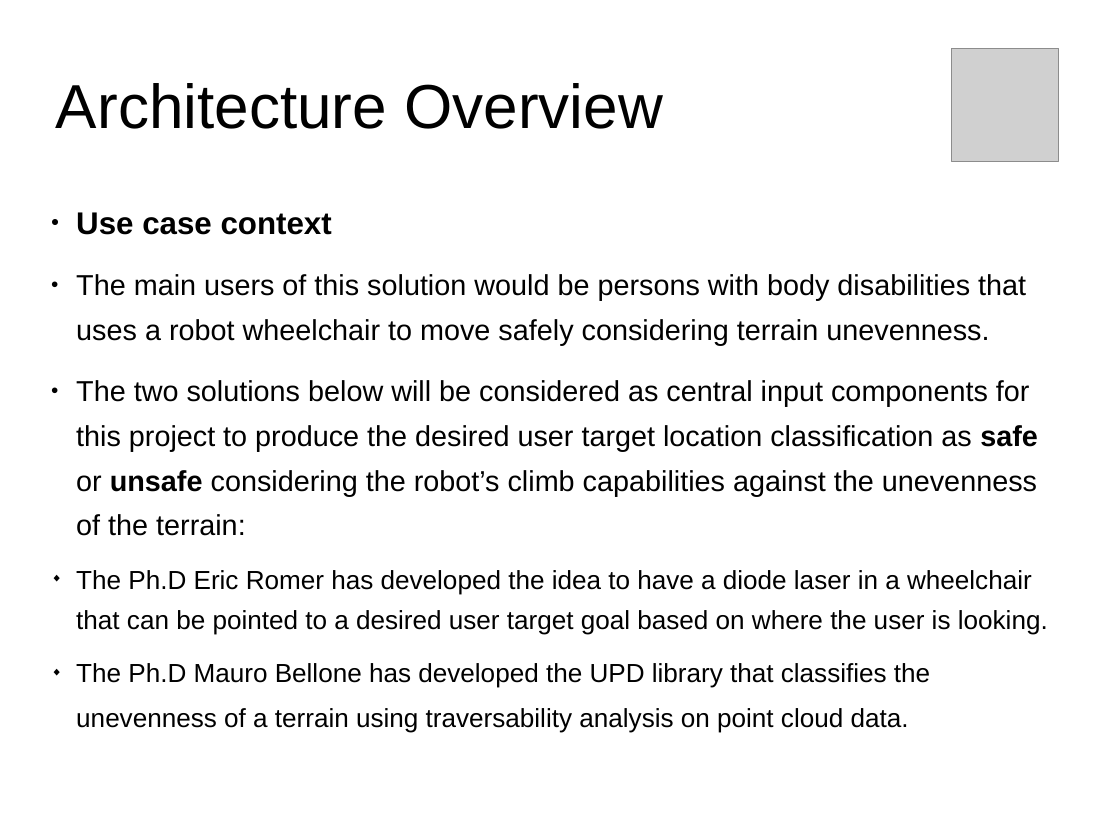
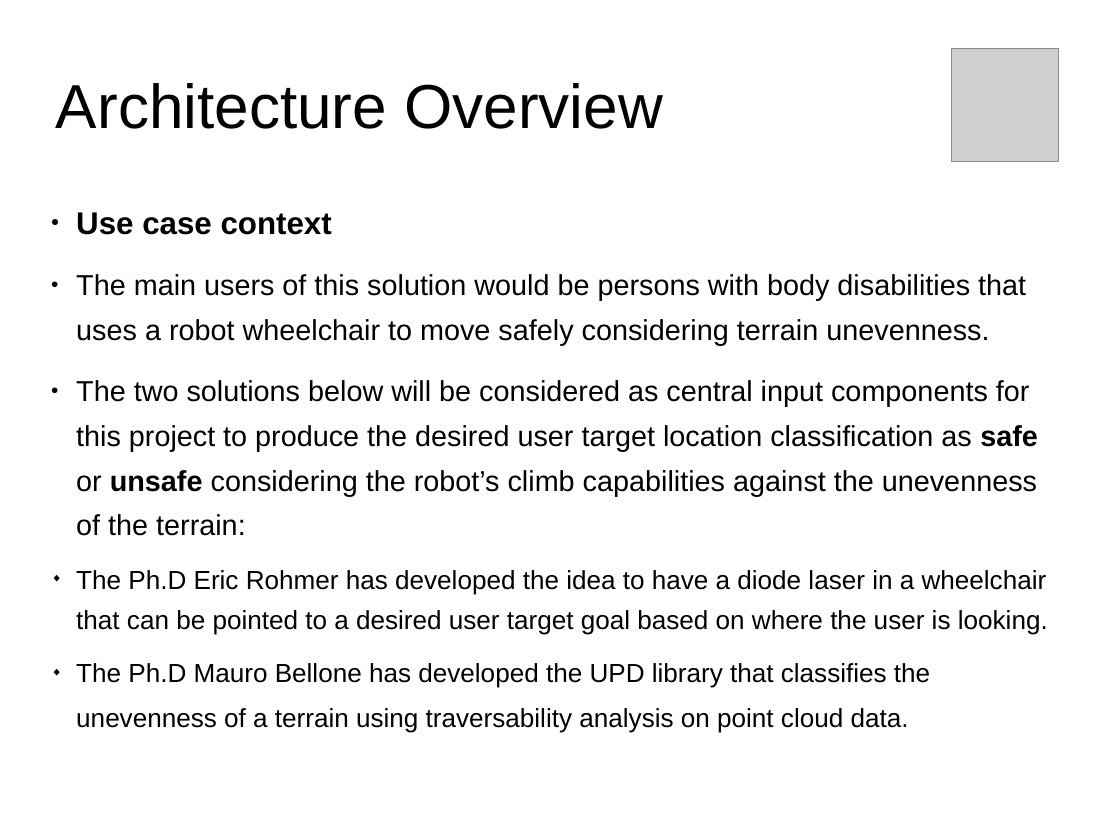
Before and after one commit to tarcisiofcarvalho/robot_cognition_system, a slide deck: slide 3 of documentation/Presentation.odp. Drawn at 1120x840 pixels with LibreOffice and Linux fonts; fonts in the diff are those of the drawing; grey boxes stand for pictures. Boxes give left, top, right and bottom in pixels: in the first picture for what was removed or moved away, otherwise in the second. Text is boxed around its words. In the diff, an @@ line names an element or a change of style, - is before the commit and + after.

```diff
--- a/documentation/Presentation.odp
+++ b/documentation/Presentation.odp
@@ text at (x1=76, y1=570, x2=1048, y2=635): text changed @@
-    ◆ The Ph.D Eric Romer has developed the idea to have a diode laser in a wheelchair that can be pointed to a desired user target goal based on where the user is looking.
+    ◆ The Ph.D Eric Rohmer has developed the idea to have a diode laser in a wheelchair that can be pointed to a desired user target goal based on where the user is looking.
```
Also in this commit, not shown: 4 other slides changed, 5 other files.
